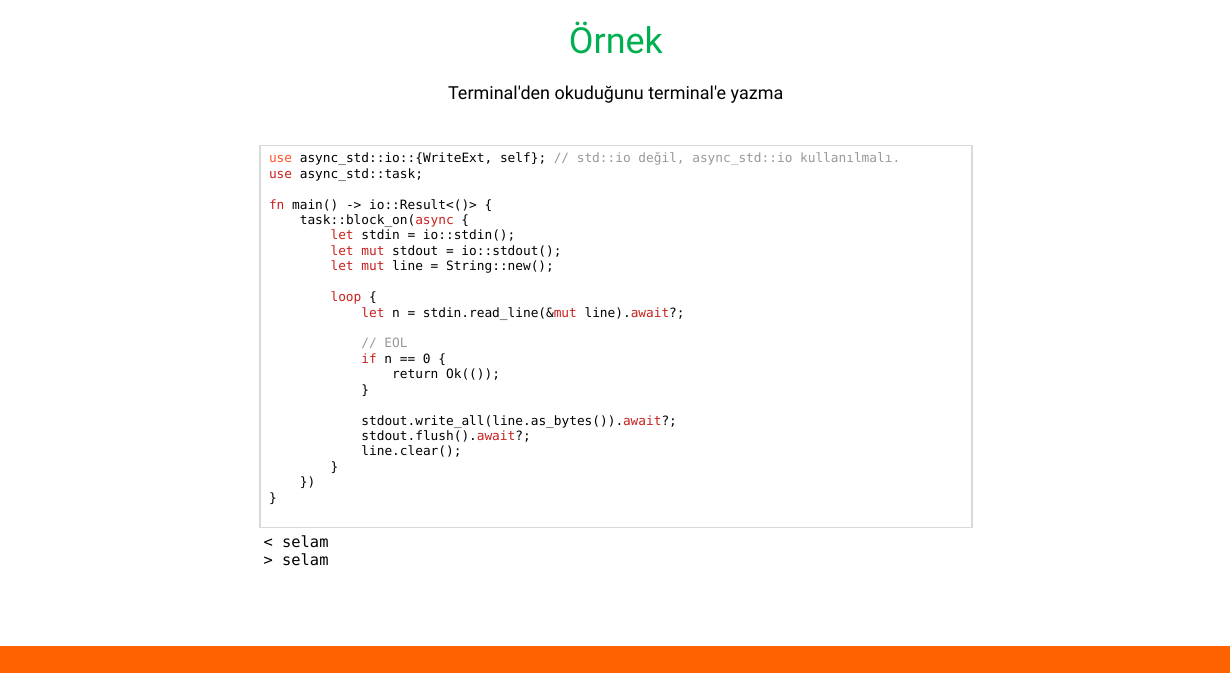
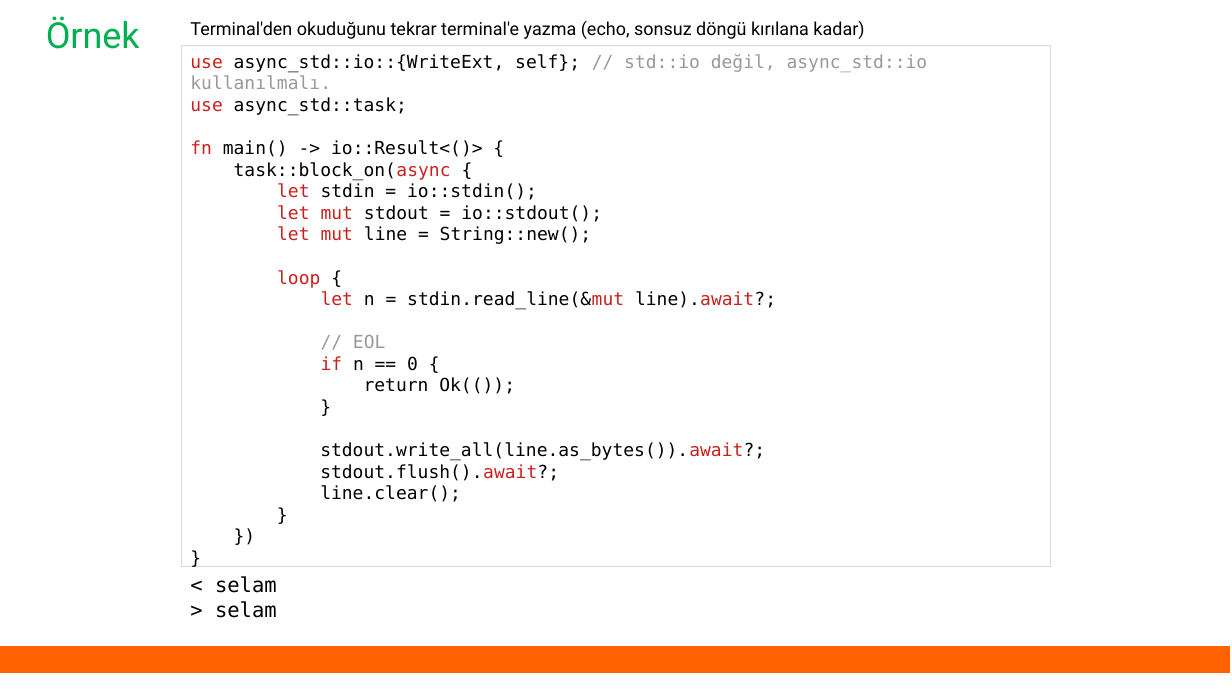
Before and after one commit to eminfedar/rust-tr-ders-slaytlari, a slide deck: slide 17 of rust_egitim_6_async.odp. Drawn at 1232x693 pixels with LibreOffice and Linux fonts; fonts in the diff are those of the drawing. Boxes give left, top, right and bottom in pixels: in the first picture for what was removed or moved away, otherwise in the second. Text is boxed around its words. In the diff, an @@ line names an element or a change of style, - is before the commit and + after.

```diff
--- a/rust_egitim_6_async.odp
+++ b/rust_egitim_6_async.odp
@@ text "Örnek": place and size @@
-text "Örnek" at [569, 21, 663, 54]
+text "Örnek" at [46, 16, 140, 49]
@@ text "Örnek" at [46, 16, 140, 49]: alignment centre to left @@
@@ text at [190, 21, 864, 39]: text changed @@
-Terminal'den okuduğunu terminal'e yazma
+Terminal'den okuduğunu tekrar terminal'e yazma (echo, sonsuz döngü kırılana kadar)
@@ rectangle "use async_std::io::{WriteExt, self}; // std::io ...": place and size @@
-rectangle "use async_std::io::{WriteExt, self}; // std::io ..." at [260, 145, 972, 527]
+rectangle "use async_std::io::{WriteExt, self}; // std::io ..." at [181, 46, 1051, 567]
@@ rectangle "use async_std::io::{WriteExt, self}; // std::io ..." at [181, 46, 1051, 567]: size 10 to 14 pt; text colour #FF5429 to #C9211E in "use" @@
@@ text "< selam": place and size @@
-text "< selam" at [282, 535, 328, 566]
+text "< selam" at [215, 576, 277, 618]
@@ text "< selam" at [215, 576, 277, 618]: size 12 to 16 pt @@
```
Also in this commit, not shown: 12 other slides changed, 1 slide added, 1 slide removed, 3 other files.
